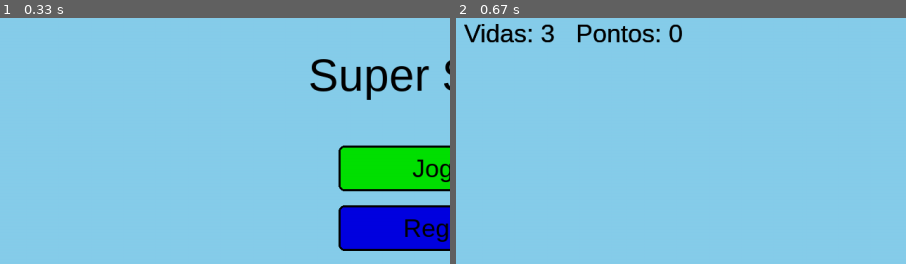
Above: before the commit, frames 1-2 (left to right).
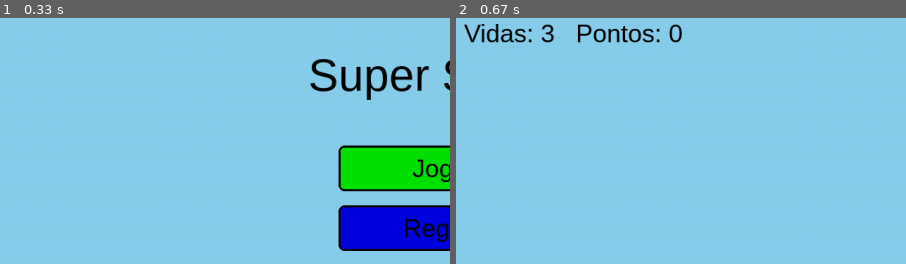
Above: after the commit, the same moments.

Repository: gabrielmichinhote/Pygame
Game: pygame game, started from main.py
Same seed, same stepped clock (60 frames per second), same inputs: the game is played once before the commit and once after it.
Inputs:
- Up to frame 1 (0.33 s): no input
- Up to frame 2 (0.67 s): click "Jogar" at 0.38 s
The pictures show only the part of the screen within x 1-51%, y 0-50%; the shares and areas given below are measured in that part.

Frame 1 is identical in both runs. In frame 2, 0.3% of the frame differs, in the area x 1-51%, y 2-10%.

Commit message:
mapa aumentado e camera segue o jogador

Diff:
--- a/main.py
+++ b/main.py
@@ -11,7 +11,7 @@
 FONT_BIG = pygame.font.SysFont("arial", 64)
 FONT_MED = pygame.font.SysFont("arial", 36)
 FONT_PEQ = pygame.font.SysFont("arial", 24)
-
+MAP_WIDTH = 5000
 #CORES USADAS
 BRANCO = (255, 255, 255)
 PRETO = (0, 0, 0)
@@ -20,6 +20,7 @@
 AZUL = (0, 0, 255)
 CINZA = (128, 128, 128)
 
+camera_x = 0
 
 # Começamos com fullscreen no monitor
 tela = pygame.display.set_mode((0, 0), pygame.FULLSCREEN)
@@ -106,10 +107,18 @@
 
     #AQUI (NO LUGAR DESSA TELA DE JOGO TEMPORÁRIA) VAI ENTRAR PARALLAX, LOGICA DO JOGADOR E AFINS
 def tela_jogo_temporaria():
-    global player, player_vel_y, no_chao, vidas, pontos, vel_inimigo
+    global player, player_vel_y, no_chao, vidas, pontos, vel_inimigo, camera_x
 
     # fundo
     tela.fill((135, 206, 235))  # azul céu
+
+    # centraliza o jogador na tela; limita para não sair dos limites do mapa
+    camera_x = player.x - (LARG // 2) + (player.width // 2)
+    if camera_x < 0:
+        camera_x = 0
+    max_camera = max(0, MAP_WIDTH - LARG)
+    if camera_x > max_camera:
+        camera_x = max_camera
 
     # MOVIMENTO DO PLAYER
     teclas = pygame.key.get_pressed()
@@ -125,81 +134,63 @@
     player_vel_y += gravidade
     player.y += player_vel_y
 
-    # COLISÕES COM PLATAFORMAS (corrigido)
+    # COLISÕES COM PLATAFORMAS
     no_chao = False
     for p in plataformas:
-        # verifica colisão somente quando o jogador está descendo
         if player.colliderect(p) and player_vel_y >= 0:
-            # ajusta player para ficar em cima da plataforma
             player.bottom = p.top
             player_vel_y = 0
             no_chao = True
 
     # INIMIGOS (movimento e colisão)
-    # atualizamos cada inimigo independentemente, invertendo sua velocidade ao colidir
-    for idx, inimigo in enumerate(inimigos):
+    # cada inimigo usa a mesma vel_inimigo global (você pode trocar depois)
+    for idx in range(len(inimigos)-1, -1, -1):  # iterar de trás pra frente se for-remover
+        inimigo = inimigos[idx]
         inimigo.x += vel_inimigo
-        # se tocar borda da tela inverte
-        if inimigo.right > LARG or inimigo.left < 0:
+
+        # inverte ao bater nas bordas do mapa (usar MAP_WIDTH)
+        if inimigo.right > MAP_WIDTH or inimigo.left < 0:
             vel_inimigo *= -1
+            inimigo.x += vel_inimigo  # evita ficar "preso" fora do limite
 
         # colisão com o jogador
         if player.colliderect(inimigo):
-            # se o jogador estiver caindo (stomp) e a colisão vier de cima
+            # stomp (vindo de cima)
             if player_vel_y > 0 and (player.bottom - inimigo.top) < 20:
-                # "mata" inimigo (remover da lista)
-                inimigos.pop(idx)
+                inimigos.pop(idx)         # remove inimigo
                 pontos += 100
-                # rebote do jogador
                 player_vel_y = -pulo * 0.6
                 no_chao = False
             else:
-                # dano ao jogador
                 vidas -= 1
-                # reposiciona o jogador no ponto inicial
                 player.x, player.y = 100, ALT - 150
                 player_vel_y = 0
                 no_chao = False
                 if vidas <= 0:
-                    # reinicia estado de jogo (exemplo simples)
                     pygame.time.delay(800)
                     player.x, player.y = 100, ALT - 150
                     player_vel_y = 0
                     vidas = 3
                     pontos = 0
-                    # opcional: voltar ao menu
-                    # global estado
-                    # estado = 'menu'
-
-    # DESENHAR PLATAFORMAS
+                    # opcional: voltar ao menu -> estado = 'menu'
+
+    # ---------- Desenho com deslocamento da câmera ----------
+    # Plataformas
     for p in plataformas:
-        pygame.draw.rect(tela, (120, 90, 40), p)
-
-    # DESENHAR PLAYER
-    pygame.draw.rect(tela, (255, 0, 0), player)
-
-    # DESENHAR INIMIGOS
+        draw_rect = (p.x - camera_x, p.y, p.width, p.height)
+        pygame.draw.rect(tela, (120, 90, 40), draw_rect)
+
+    # Player (desenha na posição relativa à câmera)
+    pygame.draw.rect(tela, (255, 0, 0), (player.x - camera_x, player.y, player.width, player.height))
+
+    # Inimigos
     for inimigo in inimigos:
-        pygame.draw.rect(tela, (0, 0, 0), inimigo)
-
-    # HUD (vidas e pontos)
+        pygame.draw.rect(tela, (0, 0, 0), (inimigo.x - camera_x, inimigo.y, inimigo.width, inimigo.height))
+
+    # HUD (vidas e pontos) - permanece fixa na tela (não desloca com a câmera)
     texto = FONT_MED.render(f"Vidas: {vidas}   Pontos: {pontos}", True, PRETO)
     tela.blit(texto, (20, 20))
 
-    # DESENHAR PLATAFORMAS
-    for p in plataformas:
-        pygame.draw.rect(tela, (120, 90, 40), p)
-
-    # DESENHAR PLAYER
-    pygame.draw.rect(tela, (255, 0, 0), player)
-
-    # DESENHAR INIMIGOS
-    for inimigo in inimigos:
-        pygame.draw.rect(tela, (0, 0, 0), inimigo)
-
-    # HUD (vidas e pontos)
-    texto = FONT_MED.render(f"Vidas: {vidas}   Pontos: {pontos}", True, PRETO)
-    tela.blit(texto, (20, 20))
 
 # VARIÁVEIS DO JOGO (nomes corrigidos e iniciais)
 player = pygame.Rect(100, ALT - 150, 40, 60)
@@ -213,15 +204,24 @@
 
 #plataformas (x, y, largura e altura)
 plataformas = [
-    pygame.Rect(0, ALT - 80, LARG, 80),  #chão
+    pygame.Rect(0, ALT - 80, MAP_WIDTH, 100),  #chão
     pygame.Rect(200, ALT - 200, 200, 20),
     pygame.Rect(500, ALT - 300, 150, 20),
     pygame.Rect(800, ALT - 250, 180, 20),
+    pygame.Rect(1200, ALT - 200, 200, 20),
+    pygame.Rect(1600, ALT - 260, 180, 20),
+    pygame.Rect(2200, ALT - 220, 220, 20),
 ]
 
 
 #inimigos
-inimigos = [pygame.Rect(600, ALT - 120, 40, 40)]
+inimigos = [
+    pygame.Rect(600, ALT - 120, 40, 40),
+    pygame.Rect(600, ALT - 120, 40, 40),
+    pygame.Rect(1300, ALT - 120, 40, 40),
+    pygame.Rect(2000, ALT - 120, 40, 40),
+]
+
 vel_inimigo = 2  # velocidade do inimigo
 
 def reset_game():
@@ -244,7 +244,7 @@
 
     # plataformas (se quiser recriar/reinicializar)
     plataformas = [
-        pygame.Rect(0, ALT - 80, LARG, 80),  # chão
+        pygame.Rect(0, ALT - 80, int(MAP_WIDTH), 80),  # chão
         pygame.Rect(200, ALT - 200, 200, 20),
         pygame.Rect(500, ALT - 300, 150, 20),
         pygame.Rect(800, ALT - 250, 180, 20),
@@ -299,8 +299,6 @@
     pygame.display.flip()
     clock.tick(60)
 
-
-
     #Atualiza estado do jogo
     pygame.display.update()
 
